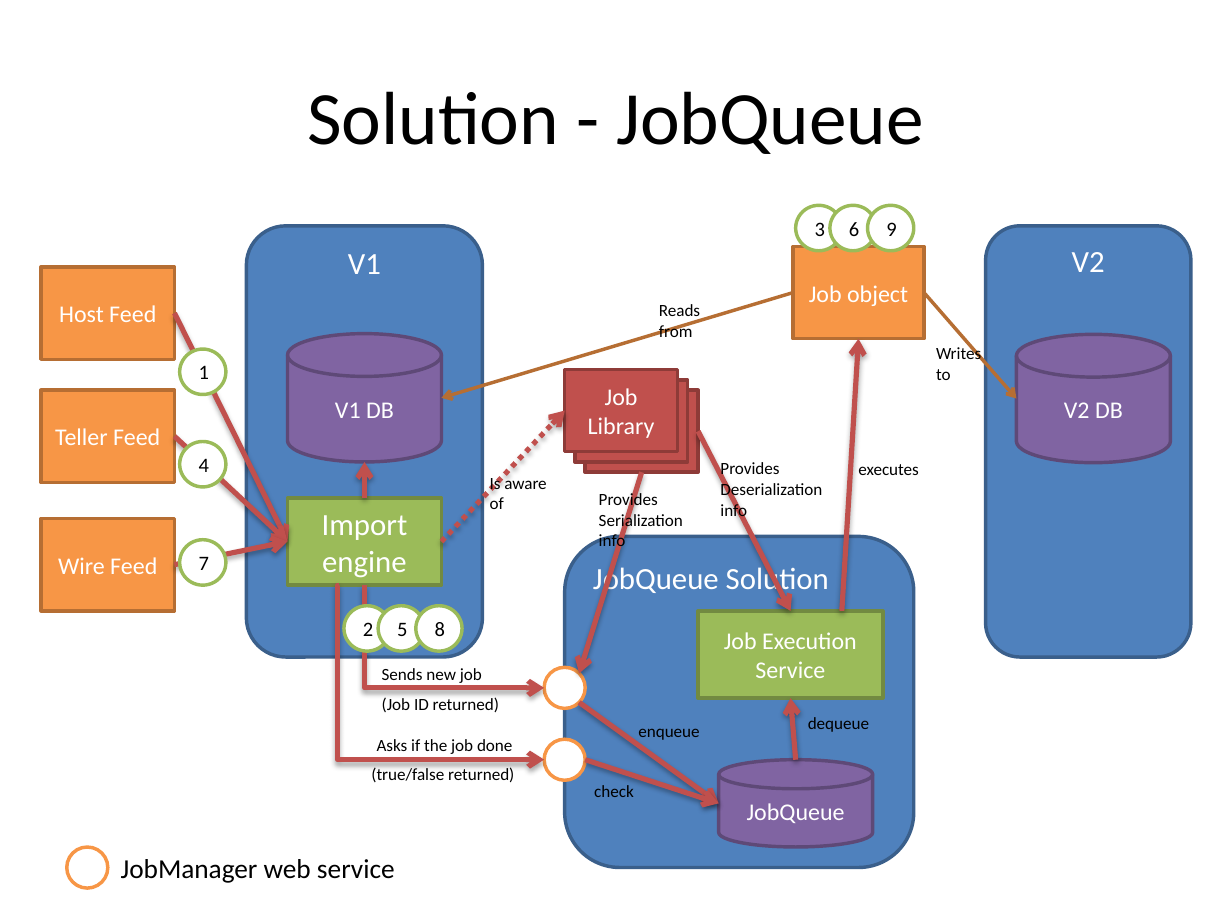
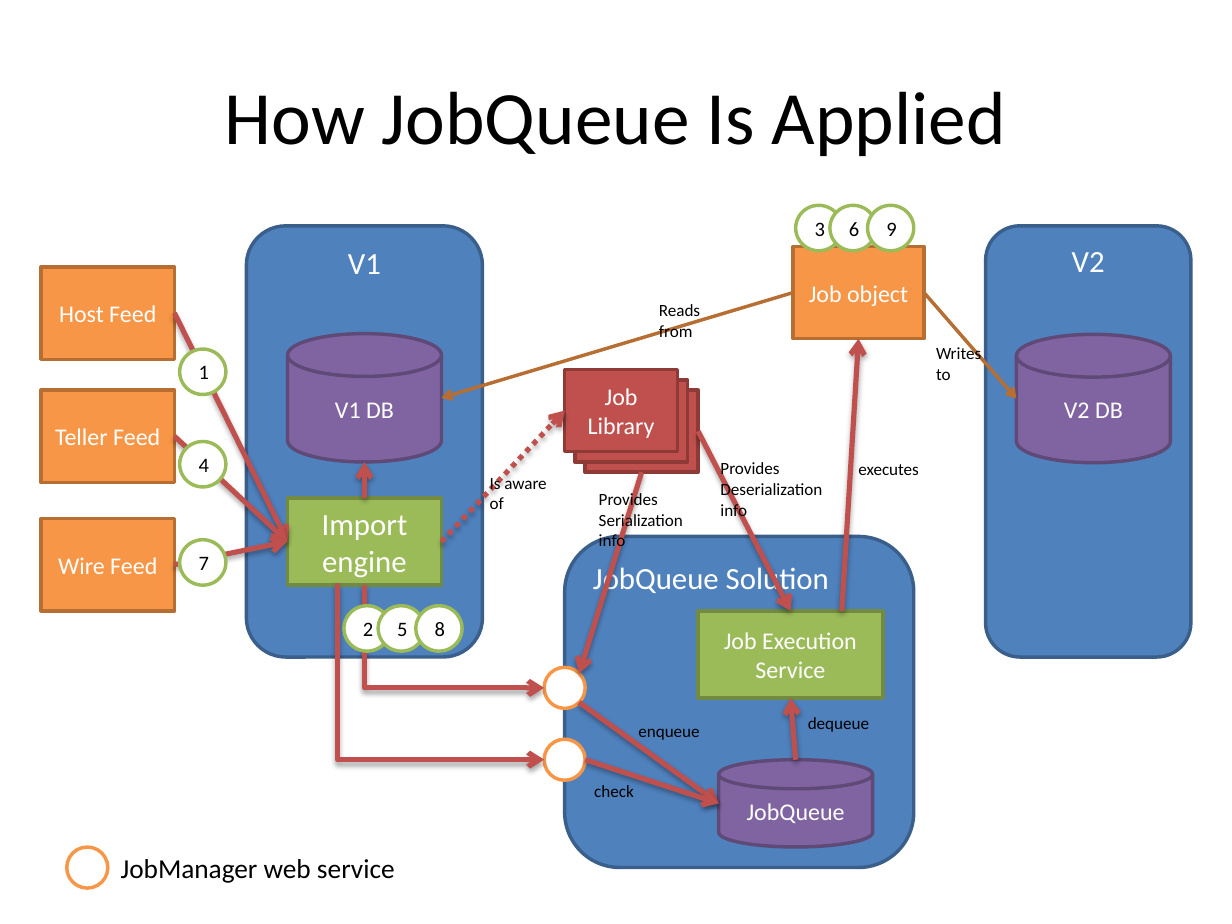
Before and after one commit to kennethchoe/JobQueue, a slide deck: slide 5 of doc/JobQueue Project.pptx (slide 4 before the commit). Drawn at 1232x924 pixels with LibreOffice and Linux fonts; fonts in the diff are those of the drawing. Boxes give left, top, right and bottom in pixels: in the first picture for what was removed or moved away, otherwise in the second. Text is boxed around its words. In the diff, an @@ line names an element or a change of style, - is before the commit and + after.

```diff
--- a/doc/JobQueue Project.pptx
+++ b/doc/JobQueue Project.pptx
@@ title at bbox=[225, 91, 1006, 156]: text changed @@
-Solution - JobQueue
+How JobQueue Is Applied
@@ text removed at bbox=[382, 668, 482, 686] @@
-Sends new job
@@ text removed at bbox=[382, 697, 499, 712] @@
-(Job ID returned)
@@ text removed at bbox=[377, 739, 512, 754] @@
-Asks if the job done
@@ text removed at bbox=[371, 767, 514, 782] @@
-(true/false returned)
```
Also in this commit, not shown: 1 slide added, 41 other files.
